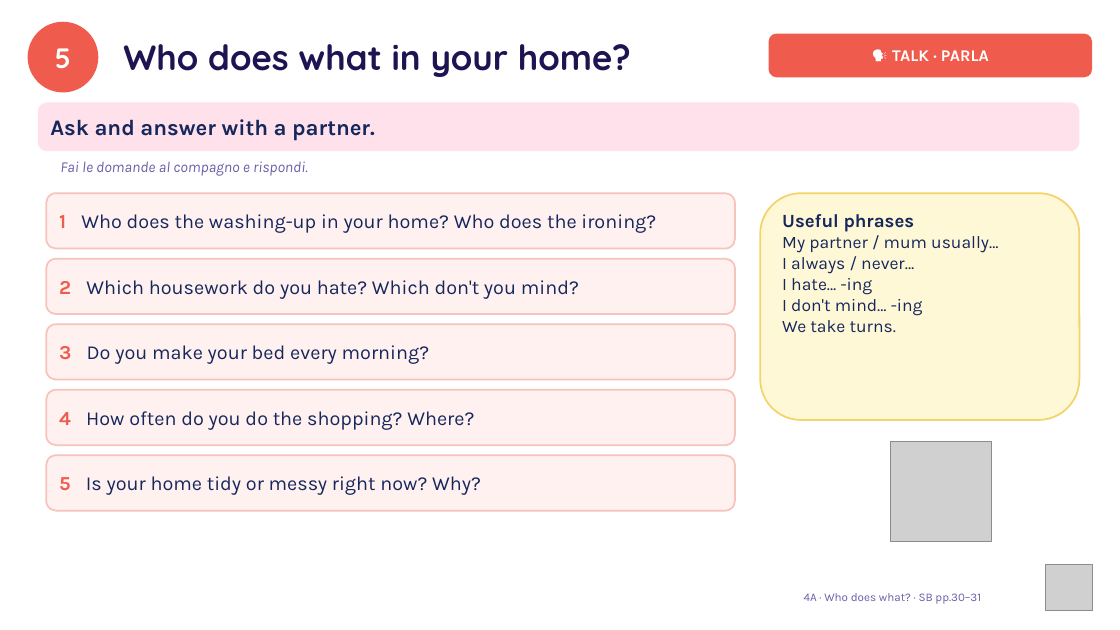
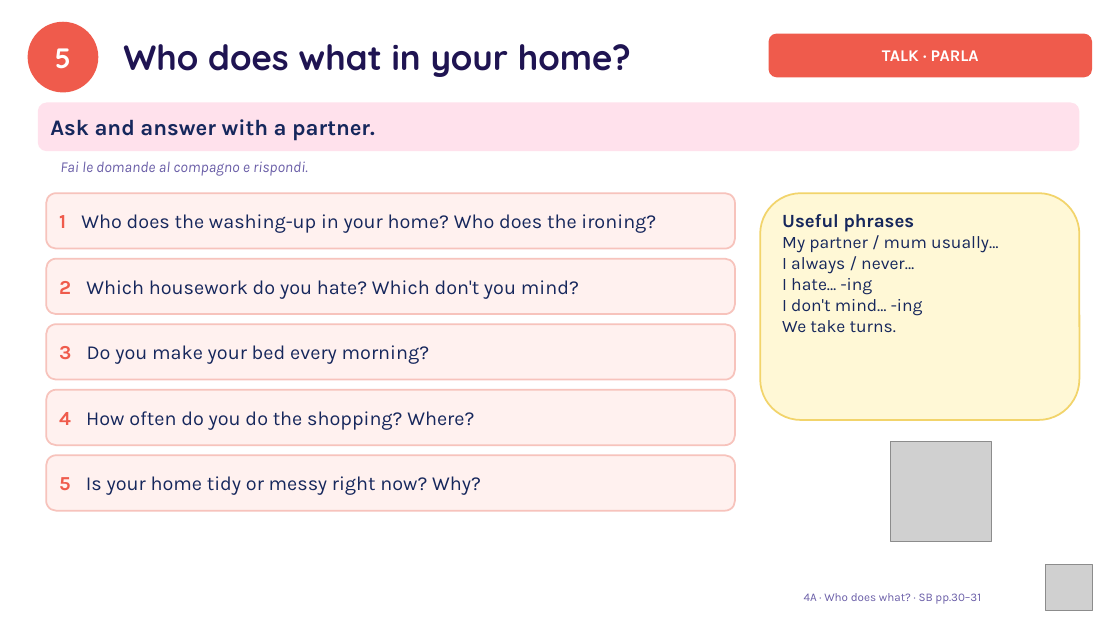
Before and after one commit to londonlanguageschool/Bagheria-, a slide deck: slide 5 of materials/A2/A2_4A_Who_does_what.pptx. Drawn at 1120x630 pixels with LibreOffice and Linux fonts; fonts in the diff are those of the drawing; grey boxes stand for pictures. Boxes give left, top, right and bottom in pixels: in the first picture for what was removed or moved away, otherwise in the second. Text is boxed around its words. In the diff, an @@ line names an element or a change of style, - is before the commit and + after.

```diff
--- a/materials/A2/A2_4A_Who_does_what.pptx
+++ b/materials/A2/A2_4A_Who_does_what.pptx
@@ text in rounded rectangle at [882, 50, 979, 61]: text changed @@
-🗣 TALK · PARLA
+TALK · PARLA
```
Also in this commit, not shown: 13 other slides changed, 3 slides added, 2 slides removed, 3 other files.
